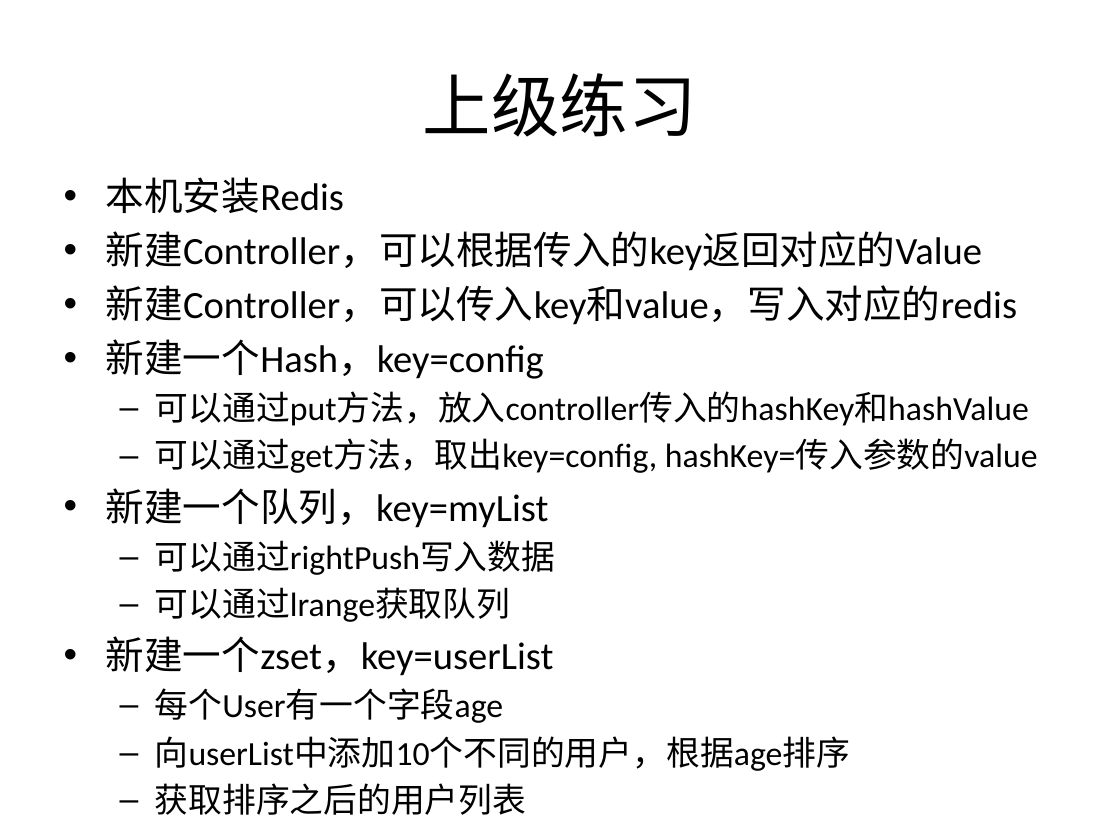
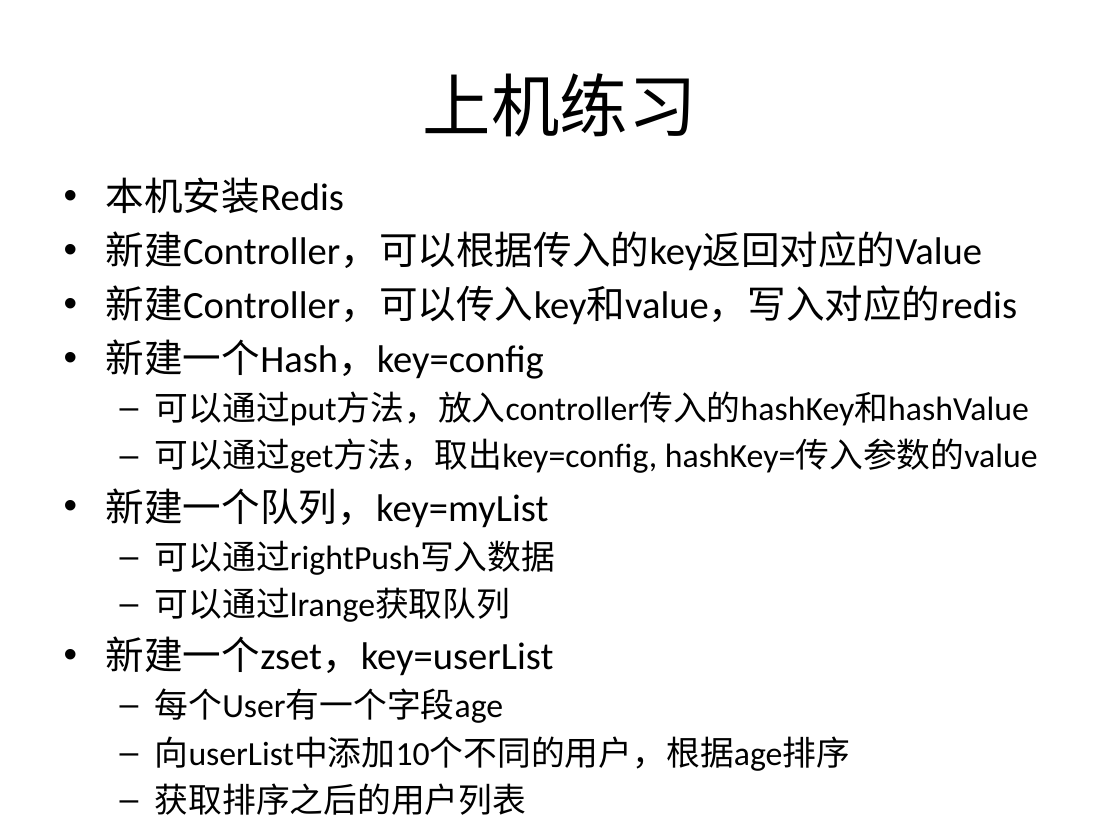
Before and after one commit to airuitian/MicroService, a slide deck: slide 18 of middlerware/Redis介绍及实战.pptx (slide 58 before the commit). Drawn at 1120x840 pixels with LibreOffice and Linux fonts; fonts in the diff are those of the drawing. Boxes give left, top, right and bottom in pixels: in the first picture for what was removed or moved away, otherwise in the second. Text is boxed around its words. In the diff, an @@ line names an element or a change of style, - is before the commit and + after.

```diff
--- a/middlerware/Redis介绍及实战.pptx
+++ b/middlerware/Redis介绍及实战.pptx
@@ title at box(423, 73, 697, 137): text changed @@
-上级练习
+上机练习
```
Also in this commit, not shown: 1 other slide changed, 1 other file.
